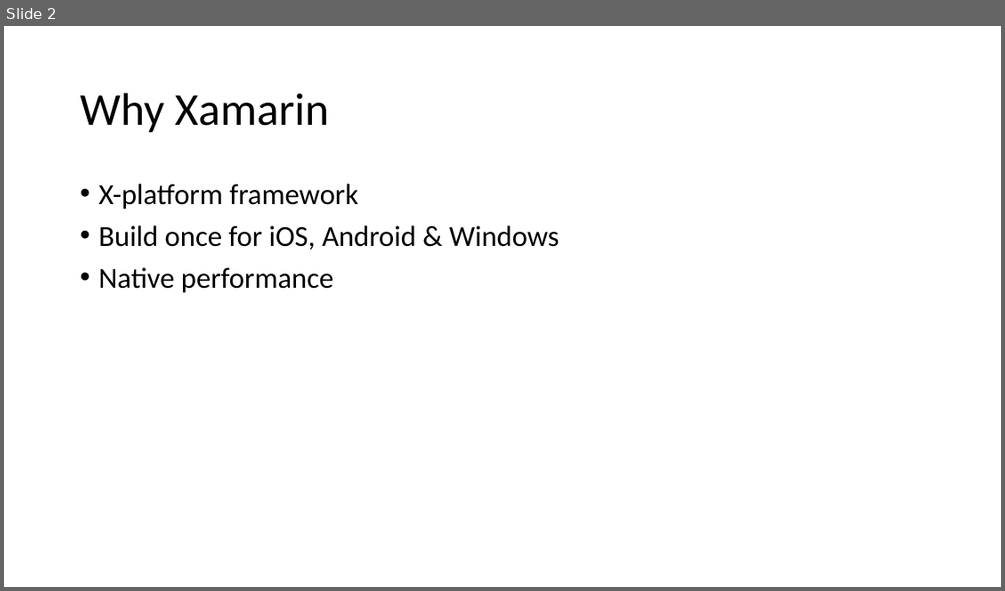
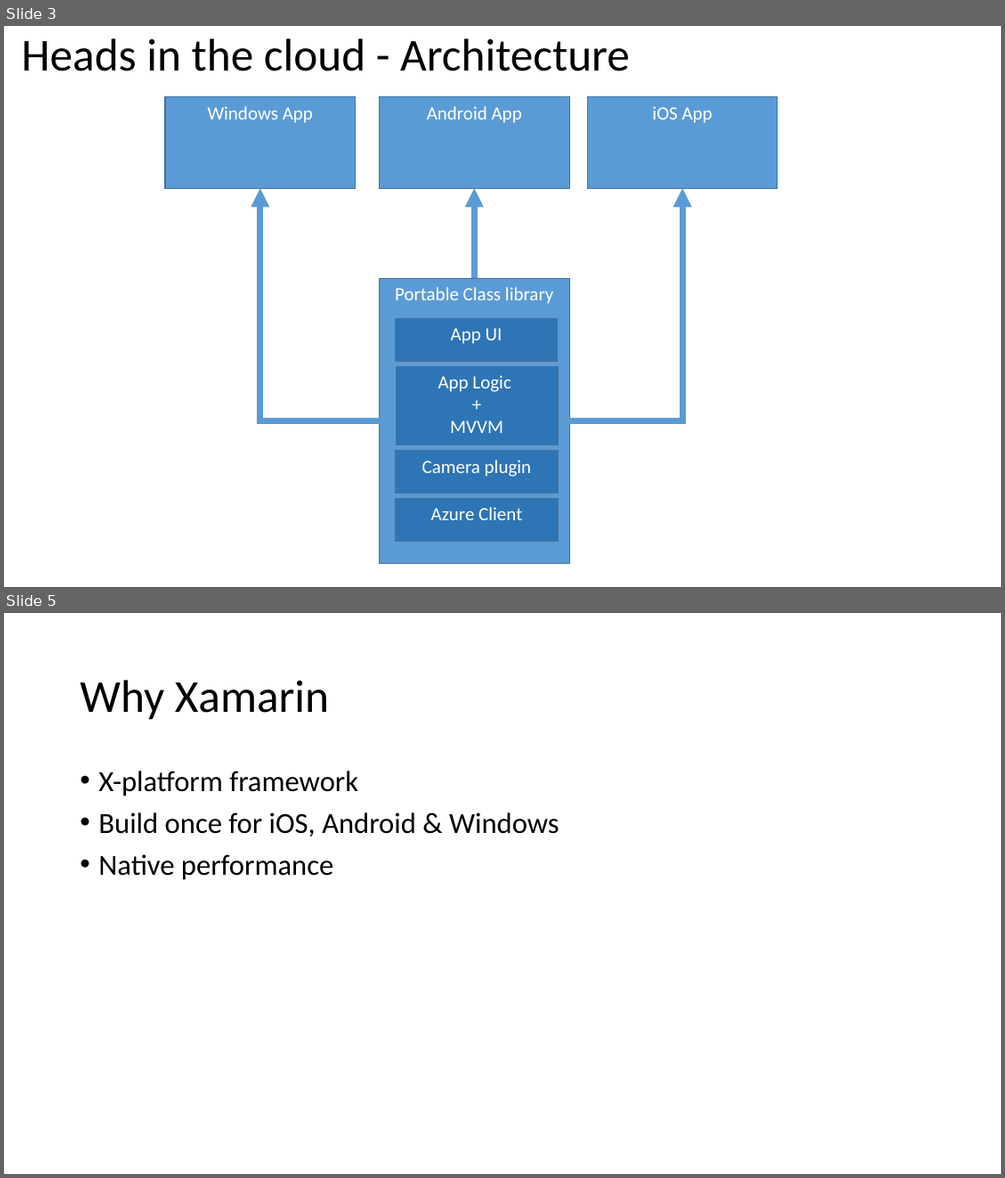
Before and after one commit to valeryjacobs/HeadsInTheCloud, a slide deck: HeadsInTheCloud.pptx. Shown one above the other, each under a label of ours: slide 2 before the commit, slides 3 and 5 after it; the slides between them are not shown. The pictures are 1005x591 and 1005x1178 pixels, drawn with LibreOffice and Linux fonts; fonts in the diff are those of the drawing. Boxes give left, top, right and bottom in pixels: in the first picture for what was removed or moved away, otherwise in the second. Text is boxed around its words. In the diff, an @@ line names an element or a change of style, - is before the commit and + after.

```diff
--- a/HeadsInTheCloud.pptx
+++ b/HeadsInTheCloud.pptx
@@ slide 3 added at (x1=4, y1=26, x2=1001, y2=587), background #FFFFFF @@
@@ title added at (x1=22, y1=38, x2=630, y2=71), 44 pt, text #000000 @@
+Heads in the cloud - Architecture
@@ rectangle added at (x1=165, y1=97, x2=356, y2=188), fill #5B9BD5, outline #43739E 1 pt, 18 pt, text #FFFFFF @@
+Windows App
@@ rectangle added at (x1=380, y1=97, x2=569, y2=188), fill #5B9BD5, outline #43739E 1 pt, 18 pt, text #FFFFFF @@
+Android App
@@ rectangle added at (x1=587, y1=97, x2=777, y2=188), fill #5B9BD5, outline #43739E 1 pt, 18 pt, text #FFFFFF @@
+iOS App
@@ elbow arrow added from (380, 421) to (260, 188), #5B9BD5 6 pt @@
@@ elbow arrow added from (474, 293) to (474, 188), #5B9BD5 6 pt @@
@@ elbow arrow added from (569, 421) to (682, 188), #5B9BD5 6 pt @@
@@ rectangle added at (x1=380, y1=278, x2=569, y2=563), fill #5B9BD5, outline #43739E 1 pt, 18 pt, text #FFFFFF @@
+Portable Class library
@@ rectangle added at (x1=395, y1=319, x2=558, y2=361), fill #2E75B6, outline #43739E 1 pt, 18 pt, text #FFFFFF @@
+App UI
@@ rectangle added at (x1=396, y1=366, x2=558, y2=445), fill #2E75B6, outline #43739E 1 pt, 18 pt, text #FFFFFF @@
+App Logic
++
+MVVM
@@ rectangle added at (x1=396, y1=451, x2=558, y2=493), fill #2E75B6, outline #43739E 1 pt, 18 pt, text #FFFFFF @@
+Camera plugin
@@ rectangle added at (x1=396, y1=499, x2=558, y2=541), fill #2E75B6, outline #43739E 1 pt, 18 pt, text #FFFFFF @@
+Azure Client
@@ what was slide 2 is now slide 5 @@
```
Also in this commit, not shown: 1 slide changed, 2 other slides added.
